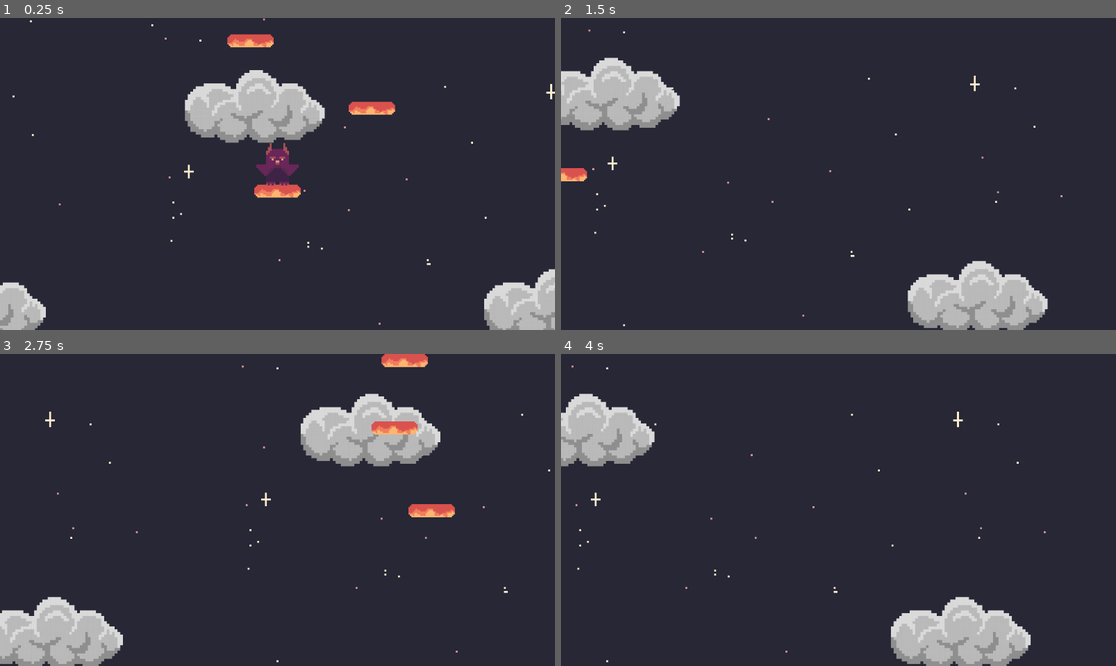
Above: before the commit, frames 1-4 (two rows, left to right).
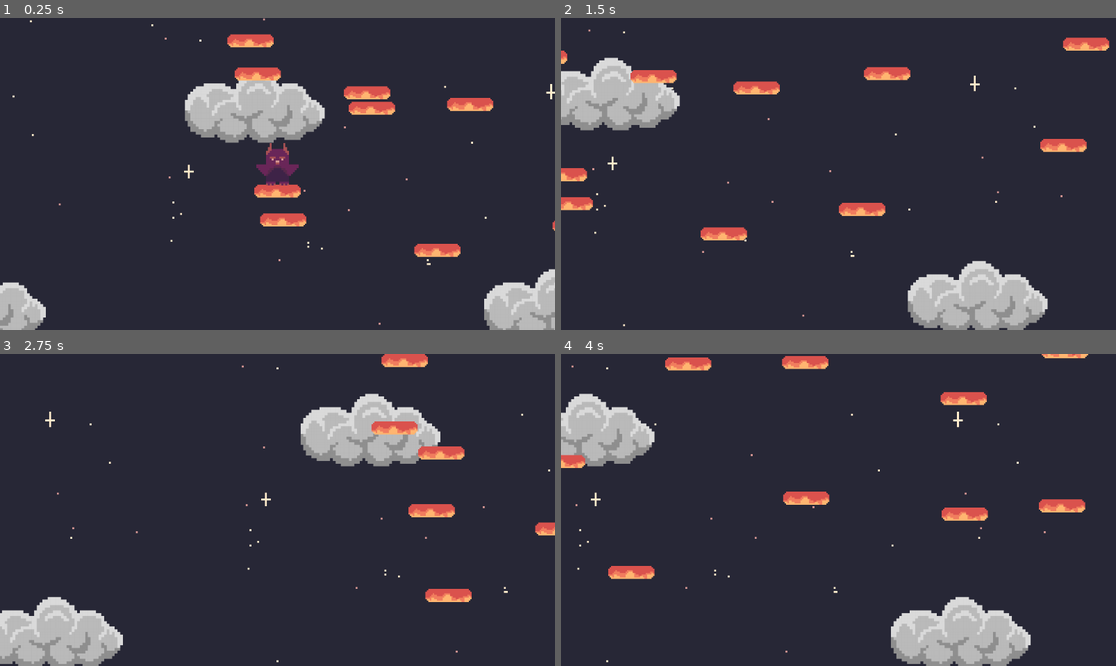
Above: after the commit, the same moments.

Repository: a-dughi/Custom-Office-Templates
Game: Godot game, scene res://Scenes/game.tscn
Same seed, same stepped clock (60 frames per second), same inputs: the game is played once before the commit and once after it.
Inputs:
- Up to frame 1 (0.25 s): no input
- Up to frame 2 (1.5 s): tap Enter (ui_accept) at 0.5, 0.77 s; hold Right (ui_right) from 0.53 s (still down)
- Up to frame 3 (2.75 s): tap Enter (ui_accept) at 1.52 s; release Right (ui_right) at 2.03 s; hold Left (ui_left) from 2.03 s (still down)
- Up to frame 4 (4 s): release Left (ui_left) at 2.78 s; hold Right (ui_right) from 2.78 s (still down); tap Enter (ui_accept) at 3.02, 3.77 s

The runs differ from the first frame. In frame 1, 1.7% of the frame differs, in the area x 42-100%, y 15-77%; in frame 2, 2.7%; in frame 3, 0.8%; in frame 4, 2.7%, in the area x 0-95%, y 0-73%.

Commit message:
Adding blocks

Diff:
--- a/Scenes/dying.tscn
+++ b/Scenes/dying.tscn
@@ -1,9 +1,6 @@
-[gd_scene load_steps=2 format=3 uid="uid://bivvwdvt787qe"]
-
-[ext_resource type="Script" path="res://Scripts/dying.gd" id="1_i3rud"]
+[gd_scene format=3 uid="uid://bivvwdvt787qe"]
 
 [node name="dying" type="Area2D"]
-script = ExtResource("1_i3rud")
 
 [node name="Timer" type="Timer" parent="."]
 wait_time = 0.5
--- a/Scenes/game.gd
+++ b/Scenes/game.gd
@@ -10,10 +10,10 @@
 
 func _ready():
 
+	# Replace with function body.
+		_position()
+		for i in range(20):
 
-	# Replace with function body.
-
-		for i in range(10):
 			var new_block = block.instantiate()
 
 			new_block.global_position.x = xPos[i] #randf_range(-100, 100)
@@ -21,33 +21,27 @@
 
 			self.add_child(new_block)
 
-		#for i in range(10):
-			#var newBlock = movingBlock.instantiate()
-			#newBlock.global_position.x = randf_range(0,1152)
-			#newBlock.global_position.y = randf_range(200, 300)
-
-			#self.add_child(newBlock)
 
 func _position():
 
 	for i in range(numLevels):
-		var j = 0
+		var j = 0;
 		while j<20:
-			var xTemp = randf_range(400, 1000)
-			var yTemp = randf_range(200, 500)
+			var xTemp = randf_range(0, 300)
+			var yTemp = randf_range(-200, 100)
 			var present = false
 			for k in range(xPos.size()):
 				var xPrev = xPos[k]
 				var yPrev = yPos[k]
-				if (xTemp+50==xPrev) || (xTemp-50==xPrev) || (yTemp+50 ==yPrev) || (yTemp-50==yPrev):
+				if ((xTemp<xPrev+50) && (xTemp>xPrev-50)) && ((yTemp<yPrev+50) && (yTemp>yPrev-50)):
 					present = true
+
 			if present:
 				pass
 			else:
 				xPos.insert(j*i, xTemp)
 				yPos.insert(j*i, yTemp)
 				j = j+1
-
 
 # Called every frame. 'delta' is the elapsed time since the previous frame.
 func _process(_delta):
--- a/Scenes/game.tscn
+++ b/Scenes/game.tscn
@@ -1,10 +1,12 @@
-[gd_scene load_steps=11 format=3 uid="uid://c54ii8euffkpg"]
+[gd_scene load_steps=13 format=3 uid="uid://c54ii8euffkpg"]
 
 [ext_resource type="PackedScene" uid="uid://bdn8r48mnqneo" path="res://Scenes/character_body_2d.tscn" id="1_7cwqa"]
+[ext_resource type="Script" path="res://Scenes/game.gd" id="1_i2qp3"]
 [ext_resource type="PackedScene" uid="uid://b1crmceooylof" path="res://Scenes/animatable_body_2d.tscn" id="2_de25m"]
 [ext_resource type="Script" path="res://Scripts/Camera2D.gd" id="2_f7mx7"]
 [ext_resource type="PackedScene" uid="uid://bivvwdvt787qe" path="res://Scenes/dying.tscn" id="3_kdog2"]
 [ext_resource type="PackedScene" uid="uid://bthdyalhmnhku" path="res://Scenes/parallax_background.tscn" id="5_cf0hu"]
+[ext_resource type="Script" path="res://Scripts/dying.gd" id="5_hqi8g"]
 [ext_resource type="PackedScene" uid="uid://jgymm2mnq2ri" path="res://Scenes/next_level.tscn" id="6_yk1nu"]
 
 [sub_resource type="WorldBoundaryShape2D" id="WorldBoundaryShape2D_ibpcu"]
@@ -48,6 +50,7 @@
 }
 
 [node name="game" type="Node2D"]
+script = ExtResource("1_i2qp3")
 
 [node name="CharacterBody2D" parent="." instance=ExtResource("1_7cwqa")]
 position = Vector2(21, 50)
@@ -61,6 +64,7 @@
 
 [node name="dying" parent="." instance=ExtResource("3_kdog2")]
 position = Vector2(-30, 99)
+script = ExtResource("5_hqi8g")
 
 [node name="CollisionShape2D" type="CollisionShape2D" parent="dying"]
 position = Vector2(37, 29)
Not shown, changed: .DS_Store
